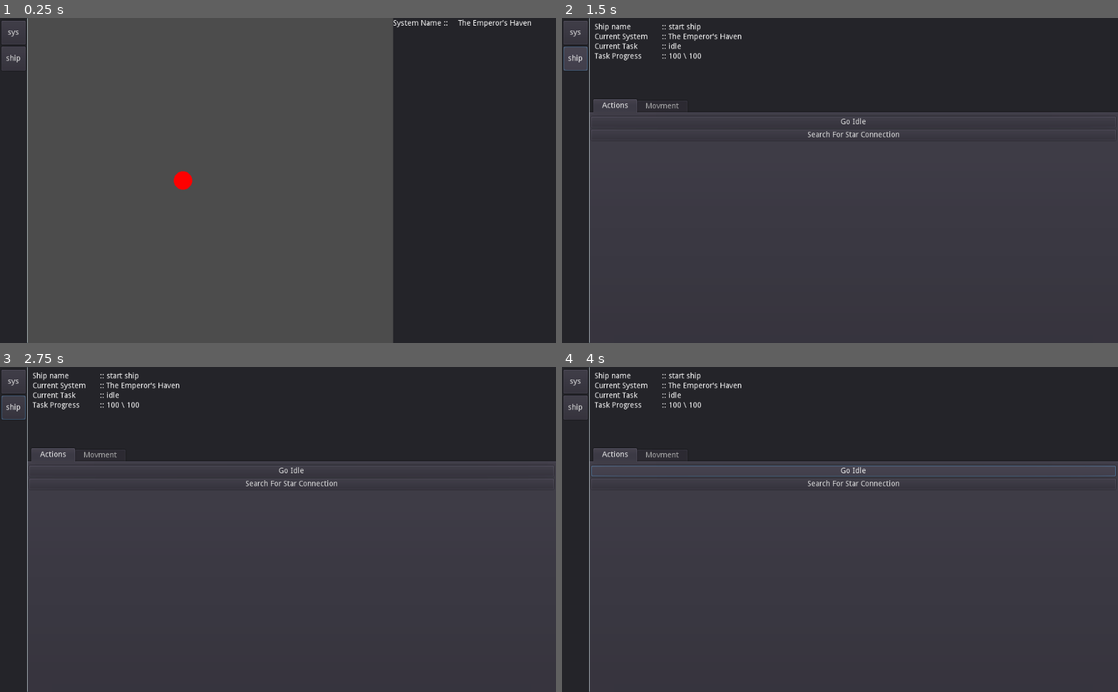
Above: before the commit, frames 1-4 (two rows, left to right).
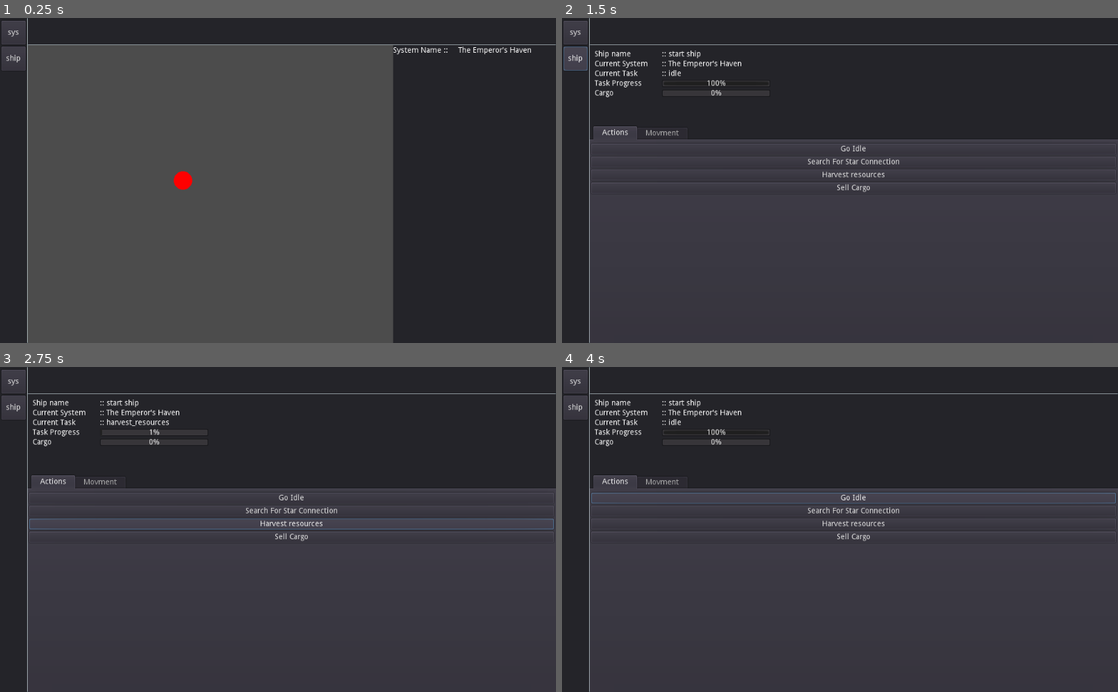
Above: after the commit, the same moments.

Repository: Drakosam/godot_game_1
Game: Godot game, scene res://World.tscn
The game is run twice, just before and just after one commit, with the same random seed, the same clock (stepped at 60 frames per second) and the same inputs.
Inputs (mouse positions are in pixels of both pictures, inside the frame that each line leads up to):
- Up to frame 1 (0.25 s): no input
- Up to frame 2 (1.5 s): click "sys" at 0.5 s; click "ship" at 1.25 s
- Up to frame 3 (2.75 s): click (289, 523) at 2 s, where only the run after the commit has a clickable "Harvest resources"
- Up to frame 4 (4 s): click (851, 536) at 2.75 s, where only the run after the commit has a clickable "Sell Cargo"; click "Go Idle" at 3.5 s

The runs differ from the first frame. In frame 1, 6.0% of the frame differs, in the area x 5-100%, y 0-12%; in frame 2, 6.6%; in frame 3, 7.2%; in frame 4, 8.4%, in the area x 5-100%, y 1-54%.

Commit message:
-ship harvest/remove resource

Diff:
--- /dev/null
+++ b/Actors/CargoActor.tscn
@@ -0,0 +1,72 @@
+[gd_scene load_steps=2 format=2]
+
+[sub_resource type="GDScript" id=1]
+script/source = "extends Node
+
+var cargo_manifest = {}
+var cargo_item_list = []
+
+func _ready():
+	pass # Replace with function body.
+
+
+func get_cargo_size():
+	return 1000
+
+
+func get_cargo_fill():
+	var cargo_size = 0
+
+	for item in cargo_item_list:
+		var volumen = cargo_manifest[item]
+		var data = _get_cargo_item_size(volumen, get_cargo_size())[0]
+
+		cargo_size += data['size']*data['count']
+	return cargo_size
+
+
+func add_to_cargo(cargo_items):
+	var reject_cargo = 0
+	for item in cargo_items:
+		var limt = get_cargo_size() - get_cargo_fill()
+		var new_cargo  = _get_cargo_item_size(item, limt)
+		if item['name'] in cargo_item_list:
+			cargo_manifest[item['name']]['count'] += new_cargo[0]['count']
+		else:
+			cargo_manifest[item['name']] = new_cargo[0]
+			cargo_item_list.append(item['name'])
+
+		reject_cargo += new_cargo[1]
+
+	return reject_cargo
+
+func remove_from_cargo(cargo_name, cargo_volumen):
+	if cargo_name in cargo_item_list:
+		if cargo_manifest[cargo_name]['count'] > cargo_volumen:
+			cargo_manifest[cargo_name]['count'] -= cargo_volumen
+			return cargo_volumen
+		else:
+			var return_volumen = cargo_manifest[cargo_name]['count']
+			cargo_item_list.remove(cargo_name)
+			var temp = {}
+			for item in cargo_item_list:
+				temp[item] = cargo_manifest[item]
+			cargo_manifest = temp
+			print(cargo_manifest)
+			return return_volumen
+	return 0
+
+
+func _get_cargo_item_size(_item, _limit):
+
+	if _item['size']*_item['count'] <= _limit:
+		return [_item,0]
+
+	var count = int(_limit / _item['size'])
+	var reject_size = _item['size']*(_item['count']-count)
+	_item['count'] = count
+	return [_item, reject_size]
+"
+
+[node name="Cargo" type="Node"]
+script = SubResource( 1 )
--- a/ShipAktor.tscn
+++ b/Actors/ShipAktor.tscn
@@ -1,6 +1,7 @@
-[gd_scene load_steps=3 format=2]
+[gd_scene load_steps=4 format=2]
 
-[ext_resource path="res://Game_Setings.tscn" type="PackedScene" id=1]
+[ext_resource path="res://GlobalEntities/Game_Setings.tscn" type="PackedScene" id=1]
+[ext_resource path="res://Actors/CargoActor.tscn" type="PackedScene" id=2]
 
 [sub_resource type="GDScript" id=1]
 script/source = "extends Node
@@ -15,9 +16,11 @@
 var task_progres = 100
 var task_threshold = 100
 
+var cargo = null
+var site_number = -1
 
 func _ready():
-	pass
+	cargo = $Cargo
 
 
 func clear_status():
@@ -79,6 +82,9 @@
 				current_system.system_discaver(0)
 				if current_system.link_known >= current_system.max_links:
 					set_ship_action_to_idle()
+		if curent_action == 'harvest_resources':
+			_harvest_resources()
+
 		elif curent_action ==  'move_to_next_system':
 			_exec_move_to_system()
 			set_ship_action_to_idle()
@@ -101,9 +107,36 @@
 	curent_action = 'serch_for_star_routs'
 
 
+func harvest_resources(_site = 0):
+	task_progres = 0
+	curent_action = 'harvest_resources'
+	site_number = _site
+
+
+func _harvest_resources():
+	var system_resurce =  current_system.harvest_resorce_from_system(site_number)
+	var rejected= $Cargo.add_to_cargo(system_resurce)
+	if rejected > 0:
+		set_ship_action_to_idle()
+
+func remove_from_cargo(_name,_vale):
+	var value_recive = $Cargo.remove_from_cargo(_name,_vale)
+	print(value_recive)
+	curent_action = 'idle'
+
+
 #******************************************************************************
 #******************** Ship Syseem Information *********************************
 #******************************************************************************
+
+func get_cargo_size():
+	return $Cargo.get_cargo_size()
+
+
+func get_cargo_fill():
+	return $Cargo.get_cargo_fill()
+
+
 func get_system_name():
 	if current_system:
 		return current_system.system_name
@@ -119,3 +152,5 @@
 script = SubResource( 1 )
 
 [node name="Game_Setings" parent="." instance=ExtResource( 1 )]
+
+[node name="Cargo" parent="." instance=ExtResource( 2 )]
--- /dev/null
+++ b/GlobalEntities/CargoEntities.tscn
@@ -0,0 +1,32 @@
+[gd_scene load_steps=2 format=2]
+
+[sub_resource type="GDScript" id=1]
+script/source = "extends Node
+
+var entities_dict = {
+	\"common resorce\":
+		{
+			'val':1,
+			'size':.2
+		}
+}
+
+func _ready():
+	pass # Replace with function body.
+
+func get_entiti_size(name):
+	var _name = name.to_lower()
+	if name in entities_dict:
+		return entities_dict[name]['size']
+	return 1
+
+
+func get_entiti_value(name):
+	var _name = name.to_lower()
+	if name in entities_dict:
+		return entities_dict[name]['val']
+	return 0
+"
+
+[node name="CargoEntities" type="Node"]
+script = SubResource( 1 )
--- a/StarSystem.tscn
+++ b/StarSystem.tscn
@@ -1,6 +1,7 @@
-[gd_scene load_steps=4 format=2]
-
-[ext_resource path="res://Game_Setings.tscn" type="PackedScene" id=1]
+[gd_scene load_steps=5 format=2]
+
+[ext_resource path="res://GlobalEntities/Game_Setings.tscn" type="PackedScene" id=1]
+[ext_resource path="res://GlobalEntities/CargoEntities.tscn" type="PackedScene" id=2]
 
 [sub_resource type="GDScript" id=2]
 script/source = "extends Area2D
@@ -33,7 +34,6 @@
 
 signal clear_selected()
 signal system_selected(system)
-
 
 
 func _ready():
@@ -191,6 +191,15 @@
 	update()
 
 
+func harvest_resorce_from_system(_site_nr = 0):
+	rng.randomize()
+	return [{
+		'name':'common resorce',
+		'count':rng.randi_range(100, 500),
+		'size': $CargoEntities.get_entiti_size('common resorce')
+	}]
+
+
 func make_not_active():
 	visible =not $Game_Setings.HIDE_INACTIVE_SYSTEMS
 	if star_link_nw:
@@ -275,4 +284,6 @@
 [node name="CollisionShape2D" type="CollisionShape2D" parent="."]
 shape = SubResource( 1 )
 
+[node name="CargoEntities" parent="." instance=ExtResource( 2 )]
+
 [connection signal="input_event" from="." to="." method="_on_StarSystem_input_event"]
--- a/StarSystemsMap.tscn
+++ b/StarSystemsMap.tscn
@@ -1,6 +1,6 @@
 [gd_scene load_steps=3 format=2]
 
-[ext_resource path="res://Game_Setings.tscn" type="PackedScene" id=1]
+[ext_resource path="res://GlobalEntities/Game_Setings.tscn" type="PackedScene" id=1]
 
 [sub_resource type="GDScript" id=1]
 script/source = "extends Node2D
--- a/World.tscn
+++ b/World.tscn
@@ -2,7 +2,7 @@
 
 [ext_resource path="res://Ship_panel.tscn" type="PackedScene" id=1]
 [ext_resource path="res://Star_System_panel.tscn" type="PackedScene" id=2]
-[ext_resource path="res://Game_Setings.tscn" type="PackedScene" id=3]
+[ext_resource path="res://GlobalEntities/Game_Setings.tscn" type="PackedScene" id=3]
 [ext_resource path="res://StarSystemsMap.tscn" type="PackedScene" id=4]
 
 [sub_resource type="GDScript" id=1]
@@ -11,7 +11,7 @@
 
 var StarSystam = preload(\"res://StarSystem.tscn\")
 var StarLink = preload(\"res://StarLink.tscn\")
-var ShipAktor = preload(\"res://ShipAktor.tscn\")
+var ShipAktor = preload(\"res://Actors/ShipAktor.tscn\")
 
 var system_list = []
 var star_systems_grid=[]
@@ -117,10 +117,12 @@
 [node name="Star_System_panel" parent="CanvasLayer" instance=ExtResource( 2 )]
 anchor_left = 1.0
 margin_left = -300.0
+margin_top = 50.0
 
 [node name="Ship_panel" parent="CanvasLayer" instance=ExtResource( 1 )]
 visible = false
 margin_left = 50.0
+margin_top = 50.0
 
 [node name="LeftMenu" type="Panel" parent="CanvasLayer"]
 anchor_bottom = 1.0
@@ -152,6 +154,18 @@
 margin_left = 49.0
 margin_right = 1.0
 
+[node name="Panel" type="Panel" parent="CanvasLayer"]
+anchor_right = 1.0
+margin_left = 51.0
+margin_bottom = 50.0
+
+[node name="HSeparator" type="HSeparator" parent="CanvasLayer/Panel"]
+anchor_top = 1.0
+anchor_right = 1.0
+anchor_bottom = 1.0
+margin_top = -2.0
+margin_bottom = 1.0
+
 [node name="Timer" type="Timer" parent="."]
 wait_time = 0.25
 autostart = true
--- a/components/ship_panel/Ship_base_info.tscn
+++ b/components/ship_panel/Ship_base_info.tscn
@@ -1,4 +1,6 @@
-[gd_scene load_steps=2 format=2]
+[gd_scene load_steps=3 format=2]
+
+[ext_resource path="res://GlobalEntities/CargoEntities.tscn" type="PackedScene" id=1]
 
 [sub_resource type="GDScript" id=1]
 script/source = "extends Panel
@@ -8,13 +10,12 @@
 var ship_name_label = null
 var system_name_label = null
 var task_name_label = null
-var progress_label = null
+
 
 func _ready():
 	ship_name_label = $VBoxContainer/HBoxContainer/Ship_name
 	system_name_label = $VBoxContainer/HBoxContainer2/System_name
 	task_name_label = $VBoxContainer/HBoxContainer3/Task_name
-	progress_label = $VBoxContainer/HBoxContainer4/Task_Progress
 
 
 func set_ship(new_ship):
@@ -25,7 +26,11 @@
 	ship_name_label.text = \":: \" + current_ship.ship_name
 	system_name_label.text = \":: \" + current_ship.get_system_name()
 	task_name_label.text = \":: \" + current_ship.curent_action
-	progress_label.text = \":: \" +str(current_ship.task_progres)+\" \\\\ \"+str(current_ship.task_threshold)
+	$VBoxContainer/HBoxContainer4/WorkProgres.max_value = current_ship.task_threshold
+	$VBoxContainer/HBoxContainer4/WorkProgres.value = current_ship.task_progres
+
+	$VBoxContainer/HBoxContainer5/Cargo.max_value = current_ship.get_cargo_size()
+	$VBoxContainer/HBoxContainer5/Cargo.value = current_ship.get_cargo_fill()
 
 
 
@@ -45,6 +50,8 @@
 anchor_right = 1.0
 anchor_bottom = 1.0
 script = SubResource( 1 )
+
+[node name="CargoEntities" parent="." instance=ExtResource( 1 )]
 
 [node name="VBoxContainer" type="VBoxContainer" parent="."]
 anchor_right = 1.0
@@ -119,11 +126,28 @@
 rect_min_size = Vector2( 120, 0 )
 text = "Task Progress"
 
-[node name="Task_Progress" type="Label" parent="VBoxContainer/HBoxContainer4"]
+[node name="WorkProgres" type="ProgressBar" parent="VBoxContainer/HBoxContainer4"]
 margin_left = 124.0
-margin_right = 132.0
+margin_right = 324.0
 margin_bottom = 14.0
-text = "::"
+rect_min_size = Vector2( 200, 0 )
+
+[node name="HBoxContainer5" type="HBoxContainer" parent="VBoxContainer"]
+margin_top = 72.0
+margin_right = 1004.0
+margin_bottom = 86.0
+
+[node name="Label" type="Label" parent="VBoxContainer/HBoxContainer5"]
+margin_right = 120.0
+margin_bottom = 14.0
+rect_min_size = Vector2( 120, 0 )
+text = "Cargo"
+
+[node name="Cargo" type="ProgressBar" parent="VBoxContainer/HBoxContainer5"]
+margin_left = 124.0
+margin_right = 324.0
+margin_bottom = 14.0
+rect_min_size = Vector2( 200, 0 )
 
 [node name="Timer" type="Timer" parent="."]
 wait_time = 0.5
--- a/components/ship_panel/Tab_ship_actions.tscn
+++ b/components/ship_panel/Tab_ship_actions.tscn
@@ -20,6 +20,14 @@
 
 func _on_Serch_For_Star_Connection_Button_pressed():
 	current_ship.set_ship_action_to_serch_for_star_routs()
+
+
+func _on_Harvest_resources_pressed():
+	current_ship.harvest_resources()
+
+
+func _on_Sell_Cargo_pressed():
+	current_ship.remove_from_cargo('common resorce',600)
 "
 
 [node name="Tabs" type="Tabs"]
@@ -42,5 +50,19 @@
 margin_bottom = 44.0
 text = "Search For Star Connection"
 
+[node name="Harvest_resources" type="Button" parent="VBoxContainer"]
+margin_top = 48.0
+margin_right = 1024.0
+margin_bottom = 68.0
+text = "Harvest resources"
+
+[node name="Sell_Cargo" type="Button" parent="VBoxContainer"]
+margin_top = 72.0
+margin_right = 1024.0
+margin_bottom = 92.0
+text = "Sell Cargo"
+
 [connection signal="pressed" from="VBoxContainer/Idle_Button" to="." method="_on_Idle_Button_pressed"]
 [connection signal="pressed" from="VBoxContainer/Serch_For_Star_Connection_Button" to="." method="_on_Serch_For_Star_Connection_Button_pressed"]
+[connection signal="pressed" from="VBoxContainer/Harvest_resources" to="." method="_on_Harvest_resources_pressed"]
+[connection signal="pressed" from="VBoxContainer/Sell_Cargo" to="." method="_on_Sell_Cargo_pressed"]
--- a/project.godot
+++ b/project.godot
@@ -16,7 +16,8 @@
 
 [autoload]
 
-GameSetings="*res://Game_Setings.tscn"
+GameSetings="*res://GlobalEntities/Game_Setings.tscn"
+CargoEntities="*res://GlobalEntities/CargoEntities.tscn"
 
 [global]
 
Renamed: Game_Setings.tscn -> GlobalEntities/Game_Setings.tscn
